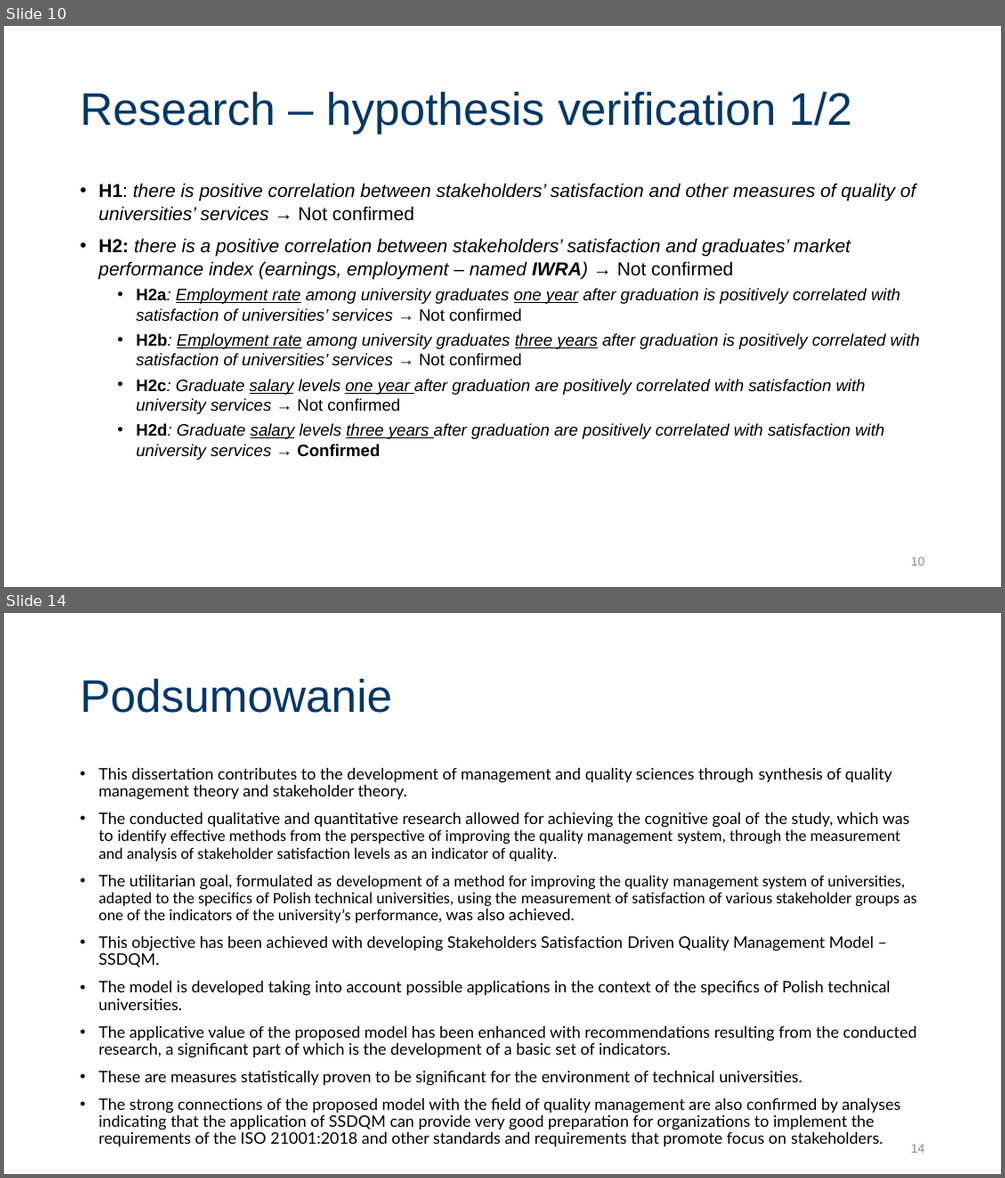
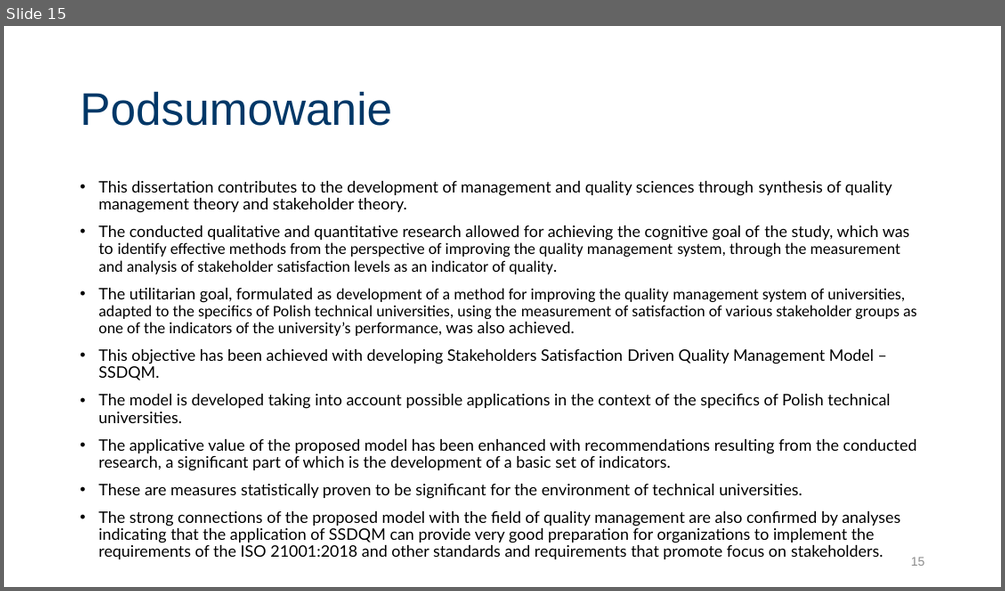
Before and after one commit to JeanPaulSzefler/doktorat_git, a slide deck: Obrona_JPSZEFLER/SSI_forHEI_QMS_PL_v0.1.pptx. Shown one above the other, each under a label of ours: slides 10 and 14 before the commit, slide 15 after it; the slides between them are not shown. The pictures are 1005x1178 and 1005x591 pixels, drawn with LibreOffice and Linux fonts; fonts in the diff are those of the drawing. Boxes give left, top, right and bottom in pixels: in the first picture for what was removed or moved away, otherwise in the second. Text is boxed around its words. In the diff, an @@ line names an element or a change of style, - is before the commit and + after.

```diff
--- a/Obrona_JPSZEFLER/SSI_forHEI_QMS_PL_v0.1.pptx
+++ b/Obrona_JPSZEFLER/SSI_forHEI_QMS_PL_v0.1.pptx
@@ slide 10 removed at [4, 26, 1001, 587], background #FFFFFF @@
@@ title removed at [80, 91, 852, 134] @@
-Research – hypothesis verification 1/2
@@ text removed at [98, 183, 920, 459] @@
-• H1: there is positive correlation between stakeholders’ satisfaction and other measures of quality of universities’ services → Not confirmed
-• H2: there is a positive correlation between stakeholders’ satisfaction and graduates’ market performance index (earnings, employment – named IWRA) → Not confirmed
-  • H2a: Employment rate among university graduates one year after graduation is positively correlated with satisfaction of universities’ services → Not confirmed
-  • H2b: Employment rate among university graduates three years after graduation is positively correlated with satisfaction of universities’ services → Not confirmed
-  • H2c: Graduate salary levels one year after graduation are positively correlated with satisfaction with university services → Not confirmed
-  • H2d: Graduate salary levels three years after graduation are positively correlated with satisfaction with university services → Confirmed
@@ page number removed at [911, 556, 925, 565] @@
-10
@@ what was slide 14 is now slide 15 @@
@@ page number at [911, 556, 925, 565]: text changed @@
-14
+15
```
Also in this commit, not shown: 5 slides changed, 4 slides added, 2 other slides removed, 5 other files.
